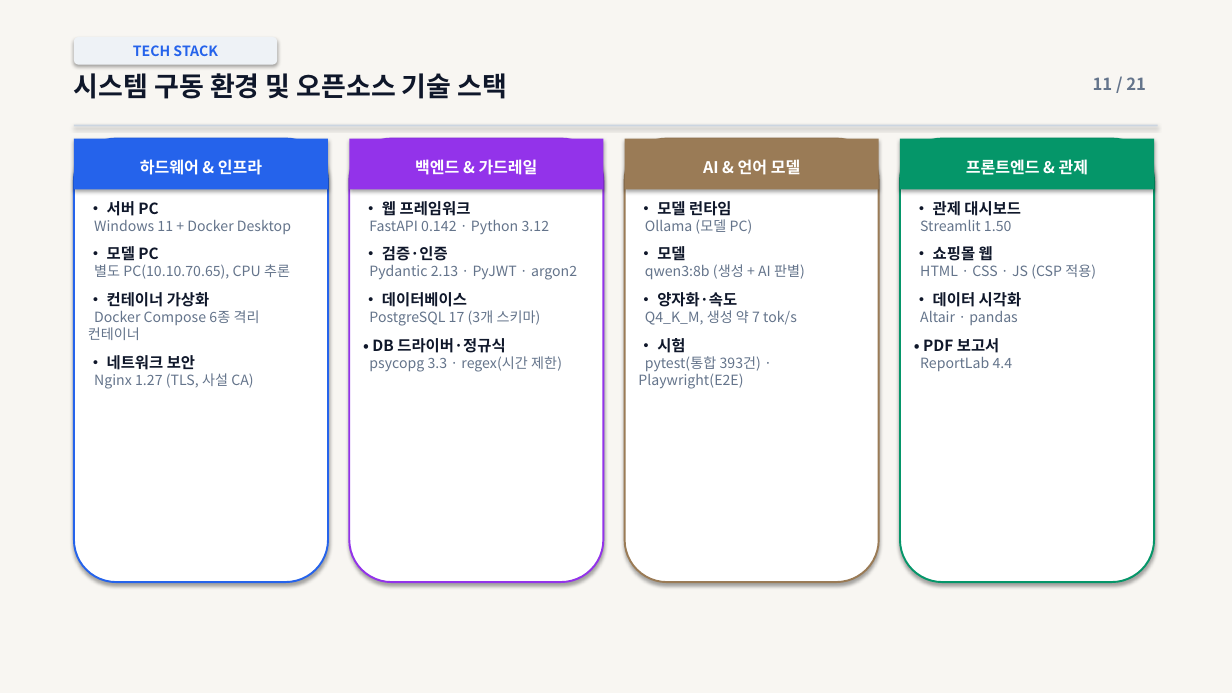
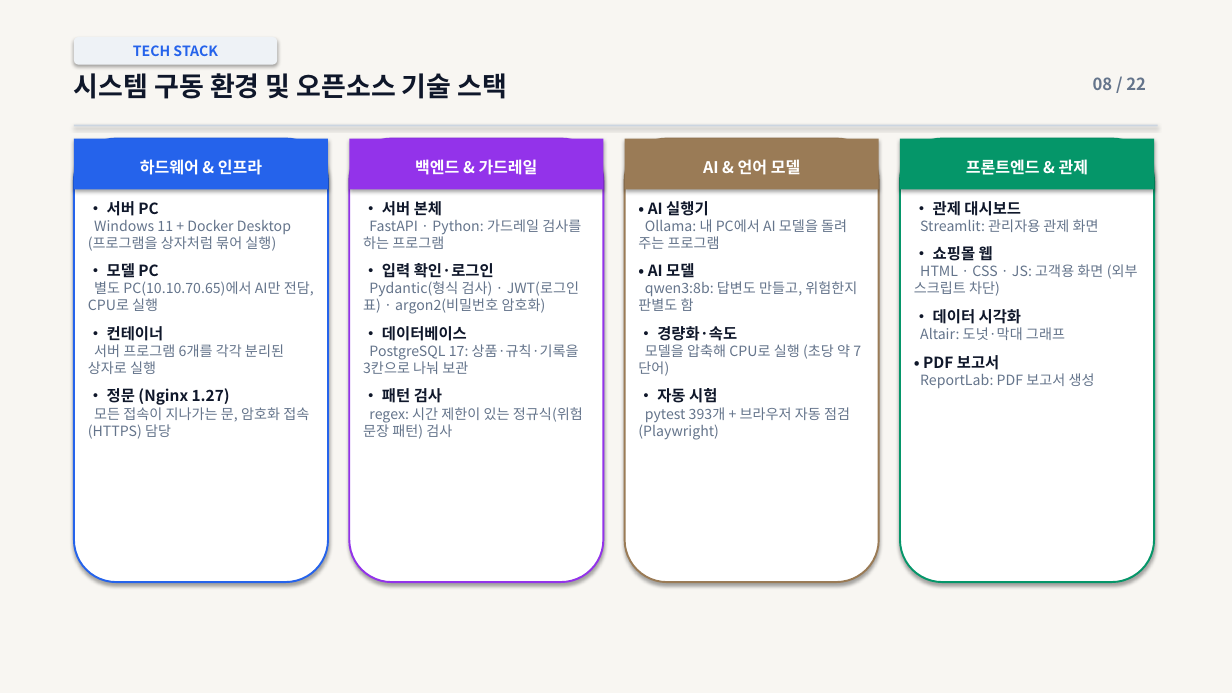
Before and after one commit to vcckm12/CMD_project_01, a slide deck: slide 8 of docs/presentation/final/발표자료.pptx (slide 11 before the commit). Drawn at 1232x693 pixels with LibreOffice and Linux fonts; fonts in the diff are those of the drawing. Boxes give left, top, right and bottom in pixels: in the first picture for what was removed or moved away, otherwise in the second. Text is boxed around its words. In the diff, an @@ line names an element or a change of style, - is before the commit and + after.

```diff
--- a/docs/presentation/final/발표자료.pptx
+++ b/docs/presentation/final/발표자료.pptx
@@ text at box(1093, 77, 1146, 90): text changed @@
-11 / 21
+08 / 22
@@ text at box(363, 201, 581, 314): text changed @@
-• 웹 프레임워크
-FastAPI 0.142 · Python 3.12
-• 검증·인증
-Pydantic 2.13 · PyJWT · argon2
+• 서버 본체
+FastAPI · Python: 가드레일 검사를 하는 프로그램
+• 입력 확인·로그인
+Pydantic(형식 검사) · JWT(로그인 표) · argon2(비밀번호 암호화)
@@ text at box(638, 201, 857, 440): text changed @@
-• 모델 런타임
-Ollama (모델 PC)
-• 모델
-qwen3:8b (생성 + AI 판별)
-• 양자화·속도
-Q4_K_M, 생성 약 7 tok/s
-• 시험
-pytest(통합 393건) · Playwright(E2E)
+• AI 실행기
+Ollama: 내 PC에서 AI 모델을 돌려 주는 프로그램
+• AI 모델
+qwen3:8b: 답변도 만들고, 위험한지 판별도 함
+• 경량화·속도
+모델을 압축해 CPU로 실행 (초당 약 7단어)
+• 자동 시험
+pytest 393개 + 브라우저 자동 점검(Playwright)
@@ text at box(88, 220, 291, 251): text changed @@
-Windows 11 + Docker Desktop
+Windows 11 + Docker Desktop (프로그램을 상자처럼 묶어 실행)
@@ text at box(920, 219, 1099, 232): text changed @@
-Streamlit 1.50
+Streamlit: 관리자용 관제 화면
@@ text at box(914, 264, 1138, 296): text changed @@
-HTML · CSS · JS (CSP 적용)
+HTML · CSS · JS: 고객용 화면 (외부 스크립트 차단)
@@ text at box(88, 281, 314, 439): text changed @@
-별도 PC(10.10.70.65), CPU 추론
-• 컨테이너 가상화
-Docker Compose 6종 격리 컨테이너
-• 네트워크 보안
-Nginx 1.27 (TLS, 사설 CA)
+별도 PC(10.10.70.65)에서 AI만 전담, CPU로 실행
+• 컨테이너
+서버 프로그램 6개를 각각 분리된 상자로 실행
+• 정문 (Nginx 1.27)
+모든 접속이 지나가는 문, 암호화 접속(HTTPS) 담당
@@ text at box(920, 327, 1065, 340): text changed @@
-Altair · pandas
+Altair: 도넛·막대 그래프
@@ text at box(363, 344, 583, 439): text changed @@
-PostgreSQL 17 (3개 스키마)
-• DB 드라이버·정규식
-psycopg 3.3 · regex(시간 제한)
+PostgreSQL 17: 상품·규칙·기록을 3칸으로 나눠 보관
+• 패턴 검사
+regex: 시간 제한이 있는 정규식(위험 문장 패턴) 검사
@@ text at box(920, 373, 1095, 388): text changed @@
-ReportLab 4.4
+ReportLab: PDF 보고서 생성
```
Also in this commit, not shown: 15 other slides changed, 6 slides added, 4 slides removed, 4 other files.
